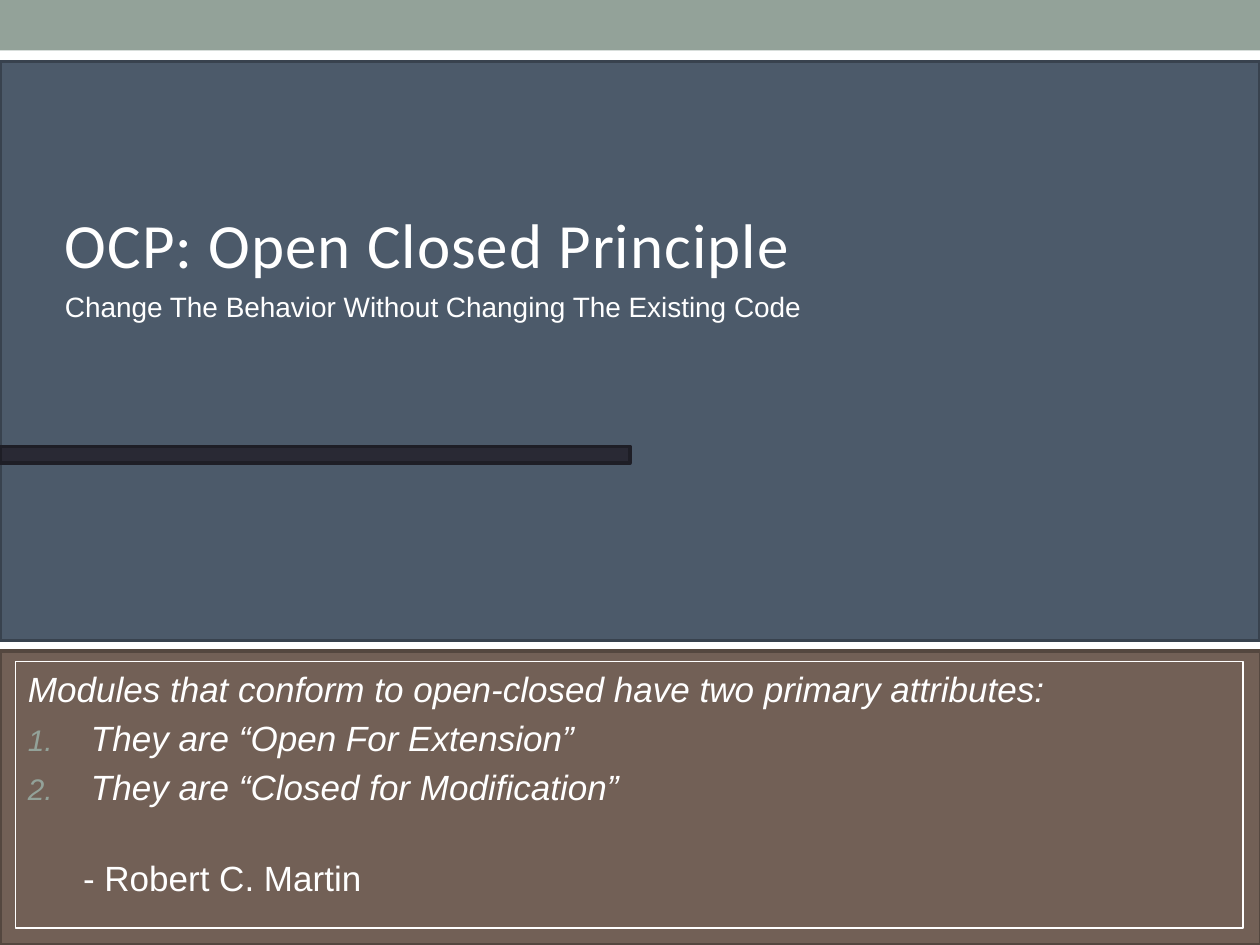
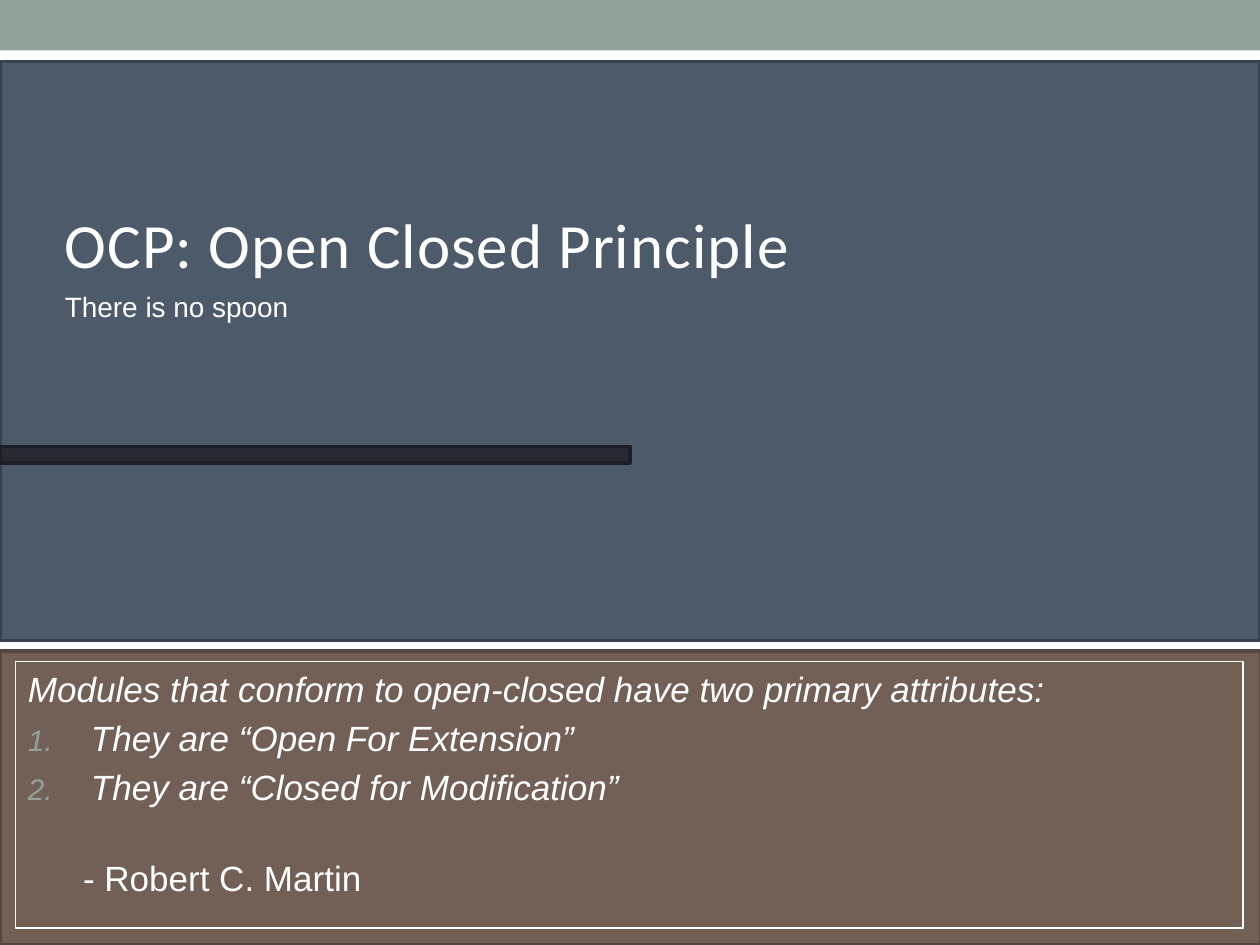
Before and after one commit to mxriverlynn/presentations-and-training, a slide deck: slide 13 of SOLID Principles - Step By Step Code/SOLID Principles Presentation.pptx (slide 14 before the commit). Drawn at 1260x945 pixels with LibreOffice and Linux fonts; fonts in the diff are those of the drawing. Boxes give left, top, right and bottom in pixels: in the first picture for what was removed or moved away, otherwise in the second. Text is boxed around its words. In the diff, an @@ line names an element or a change of style, - is before the commit and + after.

```diff
--- a/SOLID Principles - Step By Step Code/SOLID Principles Presentation.pptx
+++ b/SOLID Principles - Step By Step Code/SOLID Principles Presentation.pptx
@@ text at [65, 296, 288, 322]: text changed @@
-Change The Behavior Without Changing The Existing Code
+There is no spoon
```
Also in this commit, not shown: 3 other slides changed, 1 slide removed.
